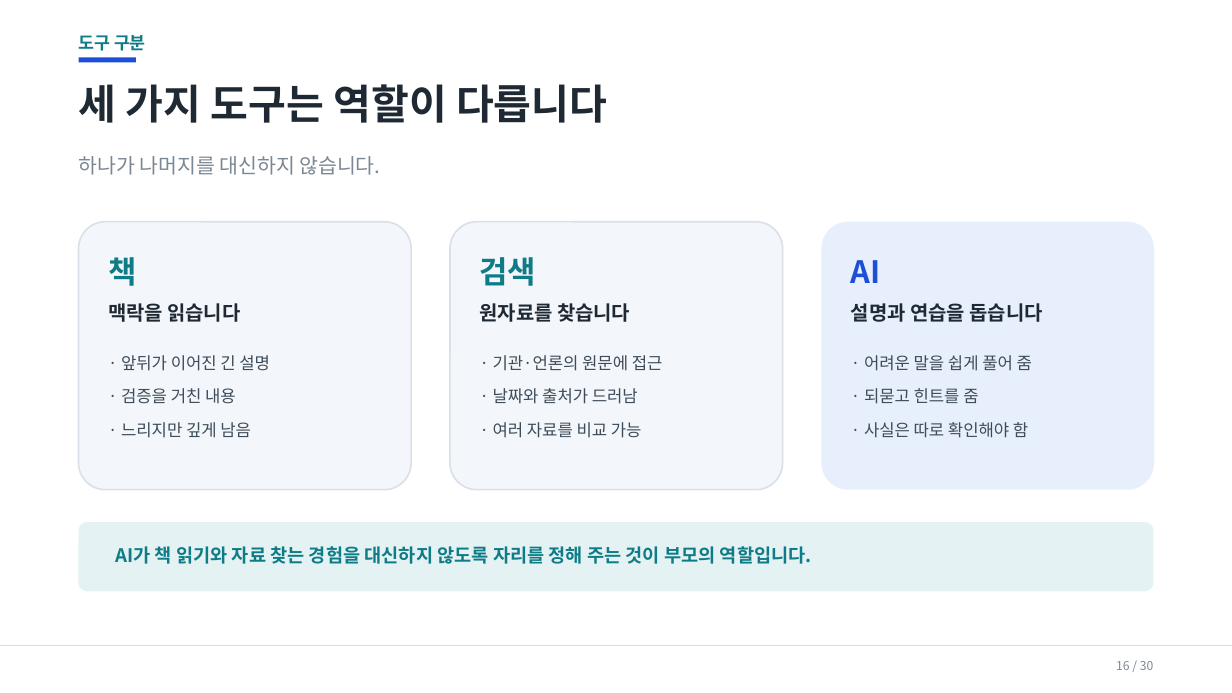
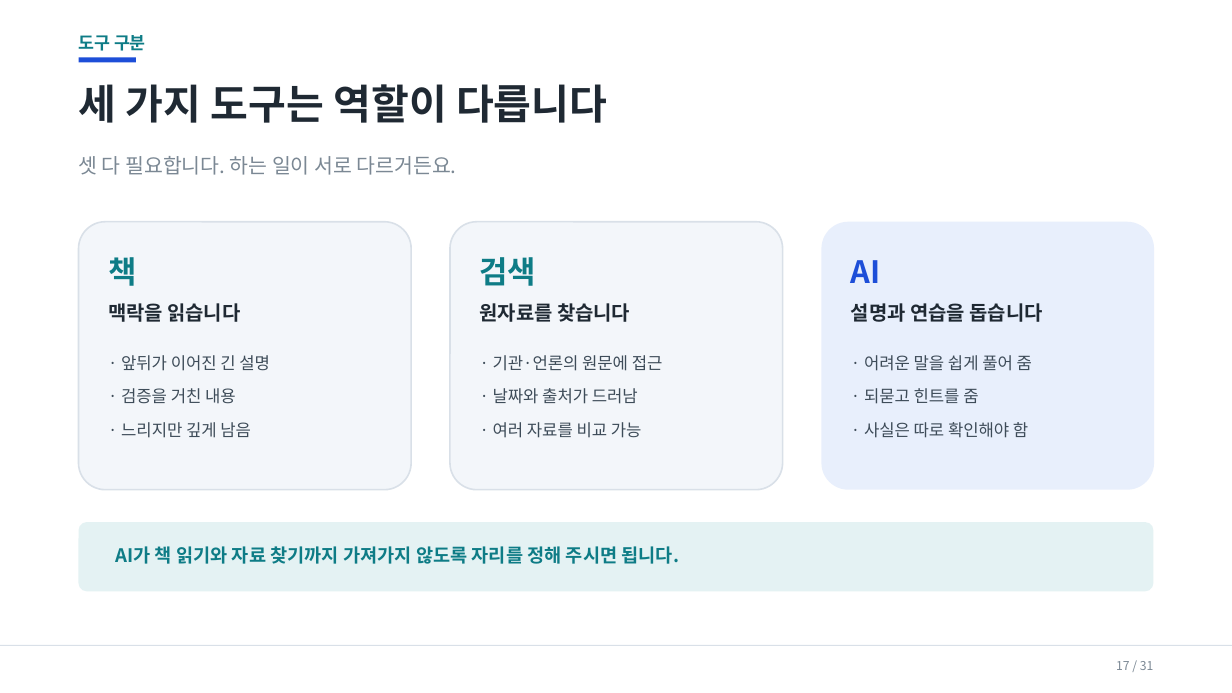
Before and after one commit to superynr/-, a slide deck: slide 17 of parent-ai-training/AI시대_학부모연수_20260917.pptx (slide 16 before the commit). Drawn at 1232x693 pixels with LibreOffice and Linux fonts; fonts in the diff are those of the drawing. Boxes give left, top, right and bottom in pixels: in the first picture for what was removed or moved away, otherwise in the second. Text is boxed around its words. In the diff, an @@ line names an element or a change of style, - is before the commit and + after.

```diff
--- a/parent-ai-training/AI시대_학부모연수_20260917.pptx
+++ b/parent-ai-training/AI시대_학부모연수_20260917.pptx
@@ text at <box>79,156,457,175</box>: text changed @@
-하나가 나머지를 대신하지 않습니다.
+셋 다 필요합니다. 하는 일이 서로 다르거든요.
@@ text at <box>115,546,679,564</box>: text changed @@
-AI가 책 읽기와 자료 찾는 경험을 대신하지 않도록 자리를 정해 주는 것이 부모의 역할입니다.
+AI가 책 읽기와 자료 찾기까지 가져가지 않도록 자리를 정해 주시면 됩니다.
@@ text at <box>1116,661,1153,670</box>: text changed @@
-16 / 30
+17 / 31
```
Also in this commit, not shown: 29 other slides changed, 1 slide added, 7 other files.
